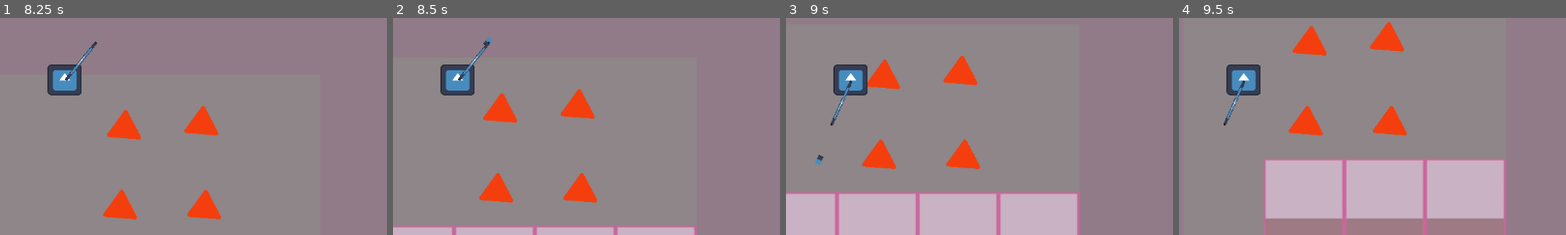
Above: before the commit, frames 1-4 (left to right).
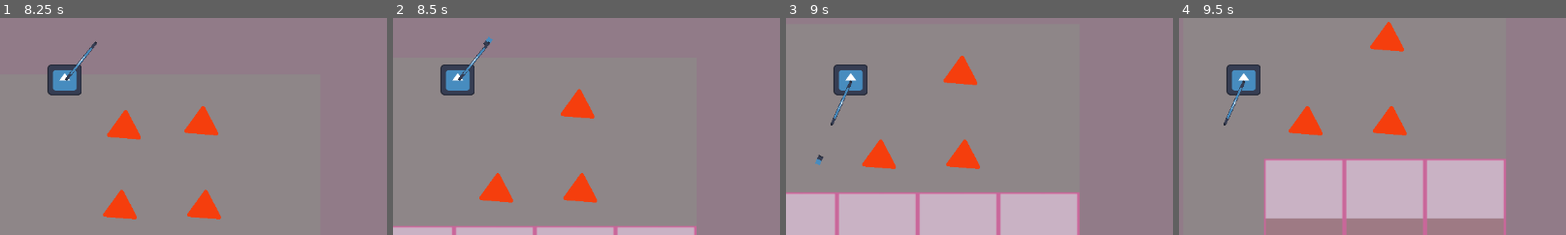
Above: after the commit, the same moments.

Repository: ParisRomane/Scientific_game_jam
Game: Godot game, scene res://scenes/entropy_battle.tscn
Two runs of this game, one before a commit and one after it. Both use one fixed random seed, a clock stepped at 60 frames per second and the inputs below. The engine's default icon, where the game draws it, is replaced by a stand-in: a white triangle on a blue panel in a dark square.
Inputs (mouse positions are % of the whole screen's width and height, from its top left):
- Up to frame 1 (8.25 s): tap Enter at 0.5 s; move the mouse to (72, 45) at 0.52 s; press the mouse at (72, 45) at 0.53 s; hold Right (ui_right) 0.53-1.28 s; move the mouse to (30, 55) at 1.27 s; release the mouse at (30, 55) at 1.28 s; hold Down (ui_down) 1.28-2.03 s; click (30, 55) at 1.35 s; move the mouse to (60, 28) at 2.02 s; press the mouse at (60, 28) at 2.03 s; hold Right (ui_right) 2.03-2.78 s; move the mouse to (45, 70) at 2.77 s; release the mouse at (45, 70) at 2.78 s; hold Up (ui_up) 2.78-3.53 s; click (45, 70) at 2.85 s; move the mouse to (80, 65) at 3.52 s; press the mouse at (80, 65) at 3.53 s; hold Left (ui_left) 3.53-5.03 s; move the mouse to (20, 35) at 4.27 s; release the mouse at (20, 35) at 4.28 s; click (20, 35) at 4.35 s; move the mouse to (55, 50) at 5.02 s; press the mouse at (55, 50) at 5.03 s; hold Down (ui_down) 5.03-5.78 s; move the mouse to (35, 25) at 5.77 s; release the mouse at (35, 25) at 5.78 s; hold Right (ui_right) 5.78-6.53 s; click (35, 25) at 5.85 s; move the mouse to (72, 45) at 6.52 s; press the mouse at (72, 45) at 6.53 s; hold Up (ui_up) 6.53-7.28 s; move the mouse to (30, 55) at 7.27 s; release the mouse at (30, 55) at 7.28 s; hold Right (ui_right) 7.28-8.03 s; click (30, 55) at 7.35 s; move the mouse to (60, 28) at 8.02 s; press the mouse at (60, 28) at 8.03 s; hold Down (ui_down) from 8.03 s (still down)
- Up to frame 2 (8.5 s): keep holding Down (ui_down)
- Up to frame 3 (9 s): move the mouse to (45, 70) at 8.77 s; release Down (ui_down) at 8.78 s; release the mouse at (45, 70) at 8.78 s; hold Left (ui_left) from 8.78 s (still down); click (45, 70) at 8.85 s
- Up to frame 4 (9.5 s): keep holding Left (ui_left)
The pictures show only the part of the screen within x 42-91%, y 36-86%; the shares and areas given below are measured in that part.

Frame 1 is identical in both runs. In frame 2, 0.7% of the frame differs, in the area x 23-33%, y 34-49%; in frame 3, 0.7%; in frame 4, 0.7%.

Commit message:
Fixed: wrong .gd script attached

Diff:
--- a/scenes/entropy_battle.tscn
+++ b/scenes/entropy_battle.tscn
@@ -3,23 +3,10 @@
 [ext_resource type="PackedScene" path="res://scenes/tile_map_pp.tscn" id="1_s4b0s"]
 [ext_resource type="PackedScene" uid="uid://344cgnvglbkv" path="res://scenes/player.tscn" id="1_schdy"]
 [ext_resource type="PackedScene" path="res://scenes/co.tscn" id="4_61uqm"]
+[ext_resource type="Script" path="res://scripts/co.gd" id="4_gwtjf"]
 [ext_resource type="PackedScene" path="res://scenes/cu.tscn" id="4_ri828"]
 [ext_resource type="PackedScene" path="res://scenes/mg.tscn" id="5_k8agc"]
 [ext_resource type="PackedScene" path="res://scenes/ni.tscn" id="6_kr6sn"]
-
-[sub_resource type="GDScript" id="GDScript_17npc"]
-script/source = "extends StaticBody2D
-
-
-# Called when the node enters the scene tree for the first time.
-func _ready():
-	pass # Replace with function body.
-
-
-# Called every frame. 'delta' is the elapsed time since the previous frame.
-func _process(delta):
-	pass
-"
 
 [node name="Node2D" type="Node2D"]
 
@@ -35,23 +22,23 @@
 
 [node name="Co" parent="." instance=ExtResource("4_61uqm")]
 position = Vector2(1381, 1393)
-script = SubResource("GDScript_17npc")
+script = ExtResource("4_gwtjf")
 
 [node name="Co2" parent="." instance=ExtResource("4_61uqm")]
 position = Vector2(1862, 916)
-script = SubResource("GDScript_17npc")
+script = ExtResource("4_gwtjf")
 
 [node name="Co3" parent="." instance=ExtResource("4_61uqm")]
 position = Vector2(1987, 916)
-script = SubResource("GDScript_17npc")
+script = ExtResource("4_gwtjf")
 
 [node name="Co4" parent="." instance=ExtResource("4_61uqm")]
 position = Vector2(1868, 797)
-script = SubResource("GDScript_17npc")
+script = ExtResource("4_gwtjf")
 
 [node name="Co5" parent="." instance=ExtResource("4_61uqm")]
 position = Vector2(1983, 791)
-script = SubResource("GDScript_17npc")
+script = ExtResource("4_gwtjf")
 
 [node name="Cu" parent="." instance=ExtResource("4_ri828")]
 position = Vector2(1497, 1254)
--- a/scripts/Player.gd
+++ b/scripts/Player.gd
@@ -133,3 +133,5 @@
 		stat_speed += 1
 	if ind == 3 :
 		stat_regen += 1
+
+	print("powerup")
